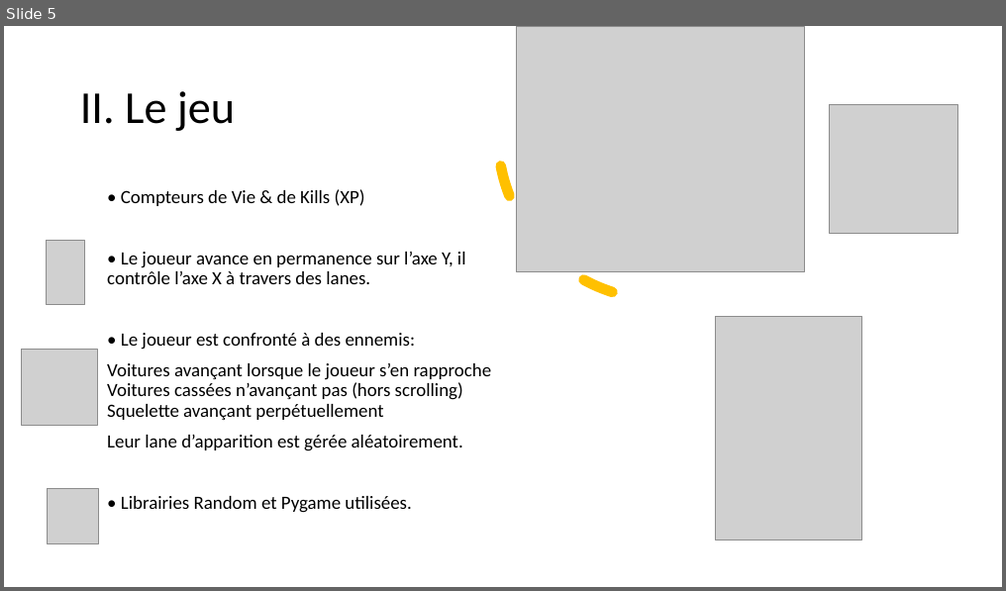
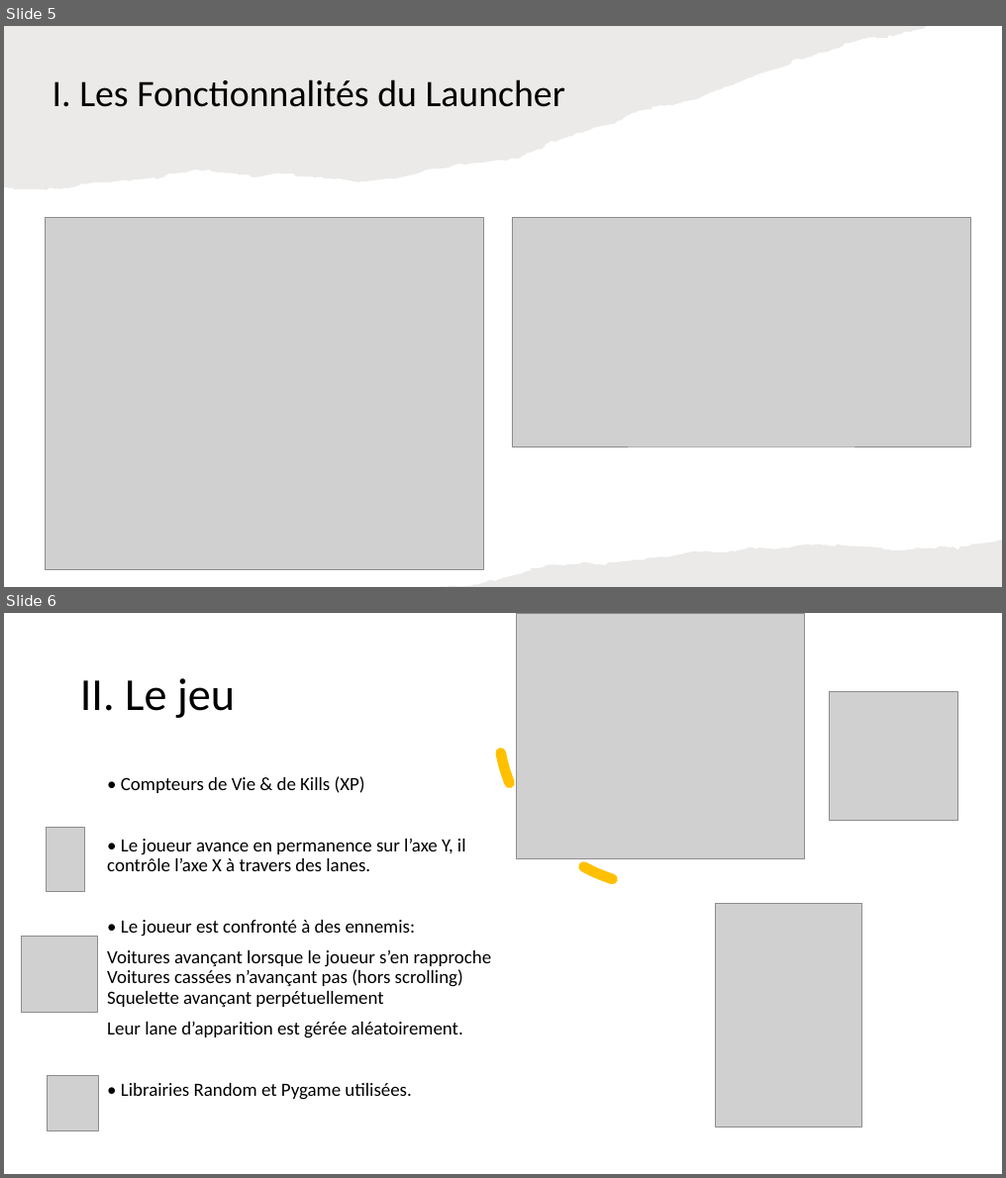
Before and after one commit to NSI-1ere/Run-Kill, a slide deck: Run&Kill.pptx. Shown one above the other, each under a label of ours: slide 5 before the commit, slides 5 and 6 after it. The pictures are 1006x591 and 1006x1178 pixels, drawn with LibreOffice and Linux fonts; fonts in the diff are those of the drawing; grey boxes stand for pictures; background and template pictures are left out. Boxes give left, top, right and bottom in pixels: in the first picture for what was removed or moved away, otherwise in the second. Text is boxed around its words. In the diff, an @@ line names an element or a change of style, - is before the commit and + after.

```diff
--- a/Run&Kill.pptx
+++ b/Run&Kill.pptx
@@ slide 5 added at (x1=4, y1=26, x2=1002, y2=587), background #FFFFFF @@
@@ freeform shape added at (x1=4, y1=26, x2=927, y2=190), fill #82766A at 15% opacity @@
@@ title added at (x1=53, y1=79, x2=565, y2=107), 36 pt, text #000000 @@
+I. Les Fonctionnalités du Launcher
@@ picture added at (x1=45, y1=218, x2=483, y2=571) @@
@@ picture added at (x1=512, y1=218, x2=970, y2=448) @@
@@ freeform shape added at (x1=439, y1=541, x2=1002, y2=587), fill #82766A at 15% opacity @@
@@ what was slide 5 is now slide 6 @@
```
Also in this commit, not shown: 5 other slides added.
